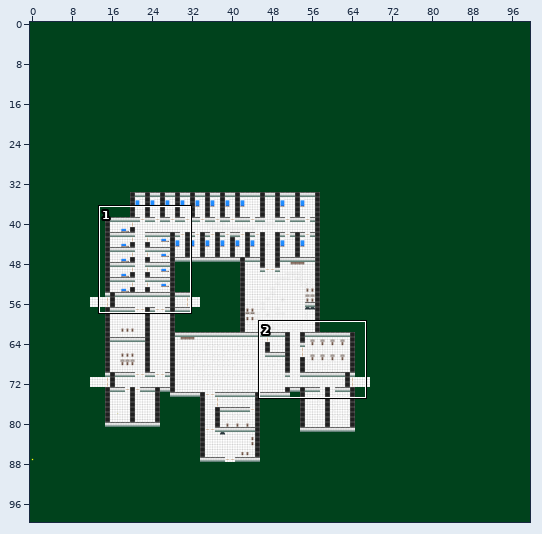
Level history. Tiled map: ALPHA TEX/world2.tmx. Above, an overview of the earlier version with the close-up marked.
Close-up. The starting point:
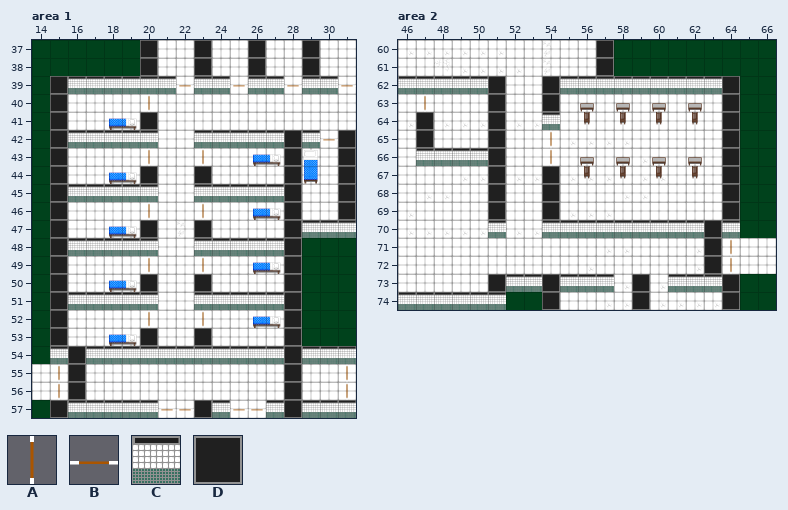
Cells are 64x64 px. Shown: area 1 x 14..31, y 37..57; area 2 x 46..66, y 60..74. The commit also changed other parts of the map, which this record leaves out.
Key: from "alpha_sprite_sheet": A 9, B 10; from "floor_wall_sheet": C 5, D 6.
_ is an empty cell.
Layers that did not change in this view are not listed.
Layer "Dörrar" before, area 1, first column x 14:
37 __________________
38 __________________
39 ________B__B__B__B
40 ______A___________
41 __________________
42 ________________B_
43 ______A__A________
44 __________________
45 __________________
46 ______A__A________
47 __________________
48 __________________
49 ______A__A________
50 __________________
51 __________________
52 ______A__A________
53 __________________
54 __________________
55 _A_______________A
56 _A_______________A
57 _______BB__BB_____
Layer "väggar" before, area 2, first column x 46:
60 ___________D_________
61 ___________D_________
62 CCCCCD__DCCCCCCCCCD__
63 _____D__D_________D__
64 _D___D__C_________D__
65 _D___D____________D__
66 _CCCCD____________D__
67 _____D__D_________D__
68 _____D__D_________D__
69 _____D__D_________D__
70 _____C__CCCCCCCCCDC__
71 _________________D___
72 _________________D___
73 _____DCCDCCC_D_CCCD__
74 CCCCCC__D____D____D__
Once edited:
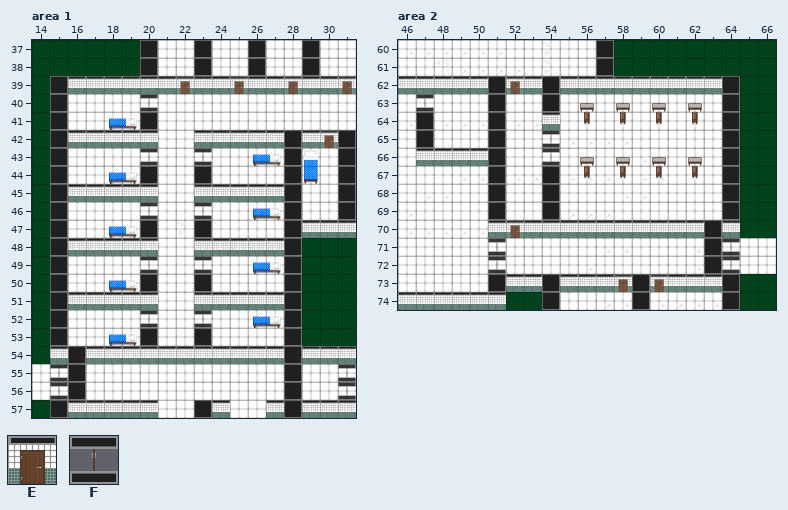
Further tiles: from "floor_wall_sheet": E 7, F 9.
Change:
Layer "Dörrar", area 1:
y 39: x 22 B -> E; x 25 B -> E; x 28 B -> E; x 31 B -> E
y 40: x 20 A -> F
y 42: x 30 B -> E
y 43: x 20 A -> F; x 23 A -> F
y 46: x 20 A -> F; x 23 A -> F
y 49: x 20 A -> F; x 23 A -> F
y 52: x 20 A -> F; x 23 A -> F
y 55..56: x 15 A -> F; x 31 A -> F
y 57: x 21..22 BB -> __; x 25..26 BB -> __
Layer "väggar", area 2:
y 62: x 53 _ -> C
y 70: x 53 _ -> C
Layer "Dörrar", area 2:
y 62: x 52 _ -> E
y 63: x 47 A -> F
y 65..66: x 54 A -> F
y 70: x 52 _ -> E
y 71..72: x 51 _ -> F; x 64 A -> F
y 73: x 58 _ -> E; x 60 _ -> E
